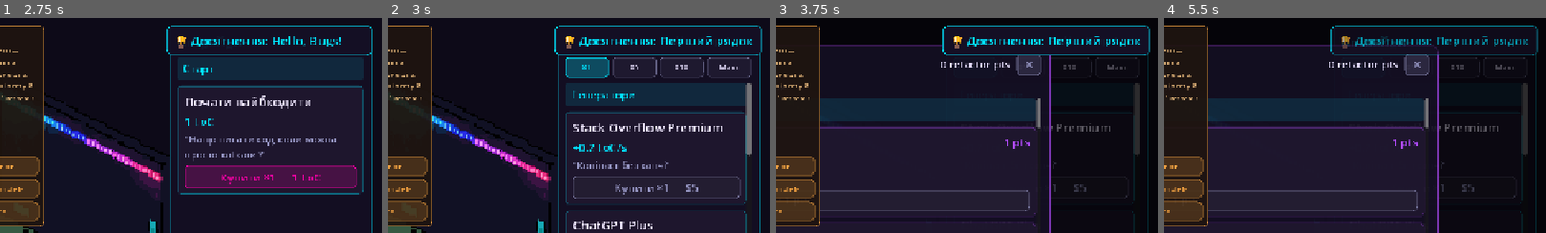
Above: before the commit, frames 1-4 (left to right).
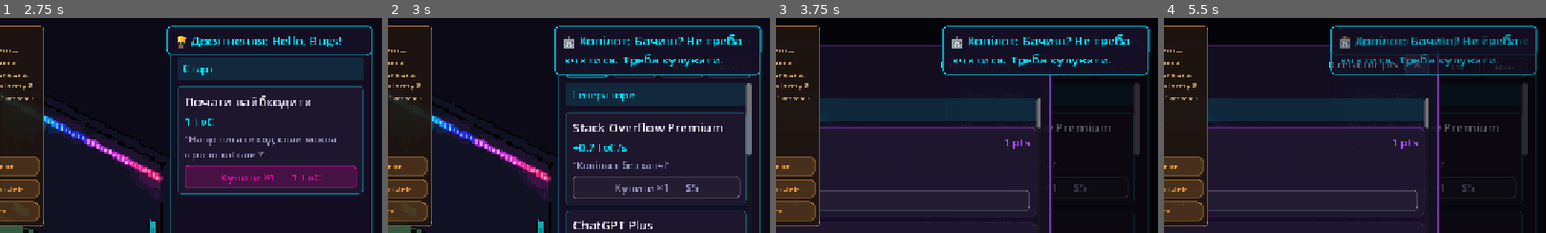
Above: after the commit, the same moments.

Repository: limbo1572/vibe-coder-room
Game: Godot game, scene res://scenes/main.tscn
Two runs of this game, one before a commit and one after it. Both use one fixed random seed, a clock stepped at 60 frames per second and the inputs below.
Inputs (mouse positions are % of the whole screen's width and height, from its top left):
- Up to frame 1 (2.75 s): click (47, 78) at 0.52 s; type "12" at 0.6 s; click "Enter" at 1.25 s; click "Enter" at 2 s
- Up to frame 2 (3 s): click "Купити ×1 — 1 LoC" at 2.75 s
- Up to frame 3 (3.75 s): click "🌳 Refactor tree · 0 pts" at 3.5 s
- Up to frame 4 (5.5 s): click "🏆 Досягнення 2/22" at 4.25 s; click "×1" at 5 s
The pictures show only the part of the screen within x 50-100%, y 0-50%; the shares and areas given below are measured in that part.

Frame 1 is identical in both runs. In frame 2, 3.6% of the frame differs, in the area x 43-98%, y 4-27%; in frame 3, 3.0%; in frame 4, 2.8%.

Commit message:
narrative: flavor lines on milestones + evolving prestige text (Copilot/Compiler voices)
Co-authored-by: Cursor <cursoragent@cursor.com>

Diff:
--- a/project.godot
+++ b/project.godot
@@ -18,6 +18,7 @@
 
 GameState="*res://scripts/game_state.gd"
 Achievements="*res://scripts/achievements.gd"
+FlavorLines="*res://scripts/flavor_lines.gd"
 
 [display]
 
--- /dev/null
+++ b/scripts/flavor_lines.gd
@@ -0,0 +1,94 @@
+extends Node
+
+signal flavor_triggered(line: Dictionary)
+
+const GENERATOR_LINES := {
+	"stackoverflow": "Тепер ти копіпастиш швидше за світло. Розуміти не обов'язково.",
+	"chatgpt": "Тепер нас двоє пишемо. Ну, один.",
+	"junior": "Найняв людину ревʼюити код, який пишу я. Людям теж треба їсти, мабуть.",
+	"youtube_senior": "Подивився туторіал. Тепер експерт. Як і всі тут.",
+	"ai_army": "Я найняв себе. Багато себе. Ми працюємо 24/7. Ти можеш йти. Байдуже.",
+}
+
+const PRESTIGE_TEXTS := [
+	"Цей код — смітник. Переписуємо на React. Тепер усе компонентами. Чисто? Чисто.",
+	"React застарів поки ми писали. Svelte. Тепер точно.",
+	"Власне... Rust. Безпечно. Швидко. Ніхто не розуміє. Ідеально.",
+	"Go. Бо всі побігли. І ми побіжимо.",
+	"Знаєш що? Я перепишу сам. Тобі не треба розуміти на чому.",
+	"Я більше не питаю на чому. Я просто переписую. Знову. І знову.",
+]
+
+const PRESTIGE_TEXT_CYCLE := "Ти ще тут? Добре. Я теж. Поїхали ще раз."
+
+var _shown: Dictionary = {}
+
+
+func trigger(event_id: String, ctx: Dictionary = {}) -> void:
+	match event_id:
+		"first_upgrade":
+			_emit_once("first_upgrade", "copilot", "Бачиш? Не треба вчитися. Треба купувати.")
+		"first_deploy":
+			_emit_once("first_deploy", "copilot", "git push. Воно в проді. Працює? Не питай. Працює.")
+		"money_1000":
+			_emit_once(
+				"money_1000",
+				"copilot",
+				"Перша тисяча! Ти геній. (Це я геній, але хай.)"
+			)
+		"generator_bought":
+			var upgrade_id := str(ctx.get("upgrade_id", ""))
+			if GENERATOR_LINES.has(upgrade_id):
+				_emit_once(
+					"generator:%s" % upgrade_id,
+					"copilot",
+					GENERATOR_LINES[upgrade_id]
+				)
+		"bug_threshold":
+			_emit_bug_threshold(int(ctx.get("level", 0)))
+		_:
+			pass
+
+
+func prestige_text(count: int) -> String:
+	if count < 0:
+		return PRESTIGE_TEXT_CYCLE
+	if count < PRESTIGE_TEXTS.size():
+		return PRESTIGE_TEXTS[count]
+	return PRESTIGE_TEXT_CYCLE
+
+
+func _emit_bug_threshold(level: int) -> void:
+	match level:
+		1:
+			_emit_once(
+				"bug_threshold:1:compiler",
+				"compiler",
+				"warning: 3 unhandled exceptions."
+			)
+			_emit_once(
+				"bug_threshold:1:copilot",
+				"copilot",
+				"Та то фігня, потім глянемо."
+			)
+		2:
+			_emit_once(
+				"bug_threshold:2",
+				"compiler",
+				"warning: technical debt exceeds maintainable threshold."
+			)
+		3:
+			_emit_once(
+				"bug_threshold:3",
+				"compiler",
+				"stack trace points outside allocated memory. context: unknown."
+			)
+		_:
+			pass
+
+
+func _emit_once(key: String, voice: String, text: String) -> void:
+	if text.is_empty() or _shown.get(key, false):
+		return
+	_shown[key] = true
+	flavor_triggered.emit({"voice": voice, "text": text})
--- a/scripts/game_state.gd
+++ b/scripts/game_state.gd
@@ -37,6 +37,7 @@
 var qa_power: float = BASE_QA_POWER
 var prestige_mult: float = 1.0
 var prestige_points: int = 0
+var prestige_count: int = 0
 
 var upgrade_owned: Dictionary = {}
 var skill_owned: Dictionary = {}
@@ -82,6 +83,9 @@
 var _ui_refresh_accum: float = 0.0
 var _spam_clicks_in_window: int = 0
 var _spam_window_elapsed: float = 0.0
+var _flavor_bug_level_1: bool = false
+var _flavor_bug_level_2: bool = false
+var _flavor_bug_level_3: bool = false
 var _milestone_logger: ProgressMilestoneLogger
 
 
@@ -136,6 +140,35 @@
 	if _spam_window_elapsed >= 1.0:
 		_spam_window_elapsed = 0.0
 		_spam_clicks_in_window = 0
+
+	_check_flavor_bug_thresholds()
+
+
+func _check_flavor_bug_thresholds() -> void:
+	if bugs < 1.0:
+		return
+	var prod := productivity_factor()
+	if not _flavor_bug_level_1 and prod < 0.95:
+		_flavor_bug_level_1 = true
+		FlavorLines.trigger("bug_threshold", {"level": 1})
+	if not _flavor_bug_level_2 and prod < 0.70:
+		_flavor_bug_level_2 = true
+		FlavorLines.trigger("bug_threshold", {"level": 2})
+	if not _flavor_bug_level_3 and prod < 0.40:
+		_flavor_bug_level_3 = true
+		FlavorLines.trigger("bug_threshold", {"level": 3})
+
+
+func _check_flavor_money() -> void:
+	if money >= 1000.0:
+		FlavorLines.trigger("money_1000")
+
+
+func _total_owned_upgrades() -> int:
+	var total := 0
+	for key: Variant in upgrade_owned:
+		total += int(upgrade_owned[key])
+	return total
 
 
 func _record_click_for_spam() -> void:
@@ -381,6 +414,8 @@
 	var max_owned := UpgradeCatalog.get_max_owned(def)
 	if owned >= max_owned or owned + count > max_owned:
 		return false
+	var was_first_ever := _total_owned_upgrades() == 0
+	var was_first_of_type := owned == 0
 	var cost := get_bulk_cost(upgrade_id, count)
 	if UpgradeCatalog.costs_loc(def):
 		if loc < cost:
@@ -398,6 +433,11 @@
 	stats_changed.emit()
 	if _milestone_logger != null:
 		_milestone_logger.on_upgrade_purchased(self)
+	if was_first_ever:
+		FlavorLines.trigger("first_upgrade")
+	if was_first_of_type:
+		FlavorLines.trigger("generator_bought", {"upgrade_id": upgrade_id})
+	_check_flavor_money()
 	return true
 
 
@@ -444,6 +484,7 @@
 		"bugs": bugs,
 		"deploy_rate": deploy_rate,
 		"prestige_points": prestige_points,
+		"prestige_count": prestige_count,
 		"prestige_mult": prestige_mult,
 		"upgrade_owned": upgrade_owned.duplicate(),
 		"skill_owned": skill_owned.duplicate(),
@@ -507,6 +548,7 @@
 	money = float(data.get("money", 0.0))
 	bugs = float(data.get("bugs", 0.0))
 	prestige_points = int(data.get("prestige_points", 0))
+	prestige_count = int(data.get("prestige_count", 0))
 	prestige_mult = float(data.get("prestige_mult", 1.0))
 	total_play_time = float(data.get("total_play_time", 0.0))
 
@@ -577,6 +619,7 @@
 	money = 0.0
 	bugs = 0.0
 	prestige_points = 0
+	prestige_count = 0
 	prestige_mult = 1.0
 	click_unlocked = false
 	hello_world_done = false
@@ -783,6 +826,9 @@
 	stats_changed.emit()
 	if _milestone_logger != null:
 		_milestone_logger.on_deploy(self)
+	if total_deploys == 1:
+		FlavorLines.trigger("first_deploy")
+	_check_flavor_money()
 	return earned
 
 
@@ -808,6 +854,7 @@
 	upgrade_owned.clear()
 	recalculate_stats()
 	money = prestige_start_money
+	prestige_count += 1
 
 	stats_changed.emit()
 	save_game()
--- a/scripts/game_ui.gd
+++ b/scripts/game_ui.gd
@@ -99,6 +99,7 @@
 	GameState.stats_changed.connect(_refresh_all)
 	GameState.passive_gain.connect(_on_passive_gain)
 	Achievements.achievement_unlocked.connect(_on_achievement_unlocked)
+	FlavorLines.flavor_triggered.connect(_on_flavor_triggered)
 	_refresh_all()
 	call_deferred("_show_offline_popup_if_needed")
 
@@ -969,6 +970,67 @@
 	if _achievements_overlay != null and _achievements_overlay.visible:
 		_refresh_achievements_panel()
 	_show_achievement_toast(str(def.get("name", "")))
+
+
+func _on_flavor_triggered(line: Dictionary) -> void:
+	_show_flavor_banner(line)
+
+
+func _show_flavor_banner(line: Dictionary) -> void:
+	if _popup_layer == null:
+		return
+	var voice := str(line.get("voice", ""))
+	var text := str(line.get("text", ""))
+	if text.is_empty():
+		return
+
+	var slot := 0
+	for child in _popup_layer.get_children():
+		if child.has_meta("flavor_banner"):
+			slot += 1
+
+	var banner := PanelContainer.new()
+	banner.set_meta("flavor_banner", true)
+	var style := StyleBoxFlat.new()
+	style.bg_color = Color(C_PANEL, 0.95)
+	style.set_corner_radius_all(8)
+	style.set_border_width_all(1)
+	style.content_margin_left = 14
+	style.content_margin_right = 14
+	style.content_margin_top = 10
+	style.content_margin_bottom = 10
+	banner.add_theme_stylebox_override("panel", style)
+	banner.mouse_filter = Control.MOUSE_FILTER_IGNORE
+
+	var label := Label.new()
+	label.autowrap_mode = TextServer.AUTOWRAP_WORD_SMART
+	label.add_theme_font_size_override("font_size", FONT_UPGRADE_NAME)
+
+	if voice == "compiler":
+		style.border_color = Color(C_MUTED, 0.75)
+		label.text = "> %s" % text
+		label.add_theme_color_override("font_color", Color("#cc8866"))
+		var mono := SystemFont.new()
+		mono.font_names = PackedStringArray(["Consolas", "Courier New", "monospace"])
+		label.add_theme_font_override("font", mono)
+	else:
+		style.border_color = Color(C_CYAN, 0.65)
+		label.text = "🤖 Копілот: %s" % text
+		label.add_theme_color_override("font_color", C_CYAN)
+
+	banner.add_child(label)
+	banner.set_anchors_preset(Control.PRESET_TOP_RIGHT)
+	var y_off := 16.0 + float(slot) * 52.0
+	banner.offset_left = -360.0
+	banner.offset_top = y_off
+	banner.offset_right = -16.0
+	banner.offset_bottom = y_off + 40.0
+	_popup_layer.add_child(banner)
+
+	var tween := create_tween()
+	tween.tween_interval(2.5)
+	tween.tween_property(banner, "modulate:a", 0.0, 0.5)
+	tween.tween_callback(banner.queue_free)
 
 
 func _show_achievement_toast(achievement_name: String) -> void:
@@ -1426,9 +1488,7 @@
 
 
 func _on_prestige_pressed() -> void:
-	_prestige_dialog.dialog_text = (
-		"Ти видалив усе і почав заново. Цього разу буде чисто. (Не буде.)"
-	)
+	_prestige_dialog.dialog_text = FlavorLines.prestige_text(GameState.prestige_count)
 	_prestige_dialog.popup_centered()
 
 
